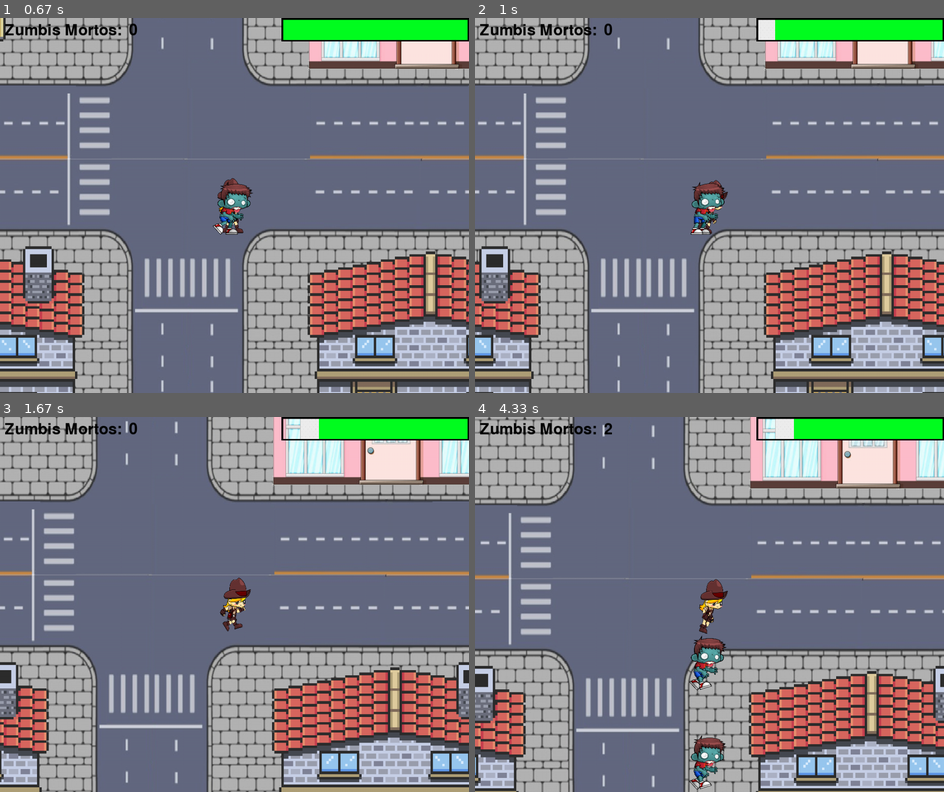
Above: before the commit, frames 1-4 (two rows, left to right).
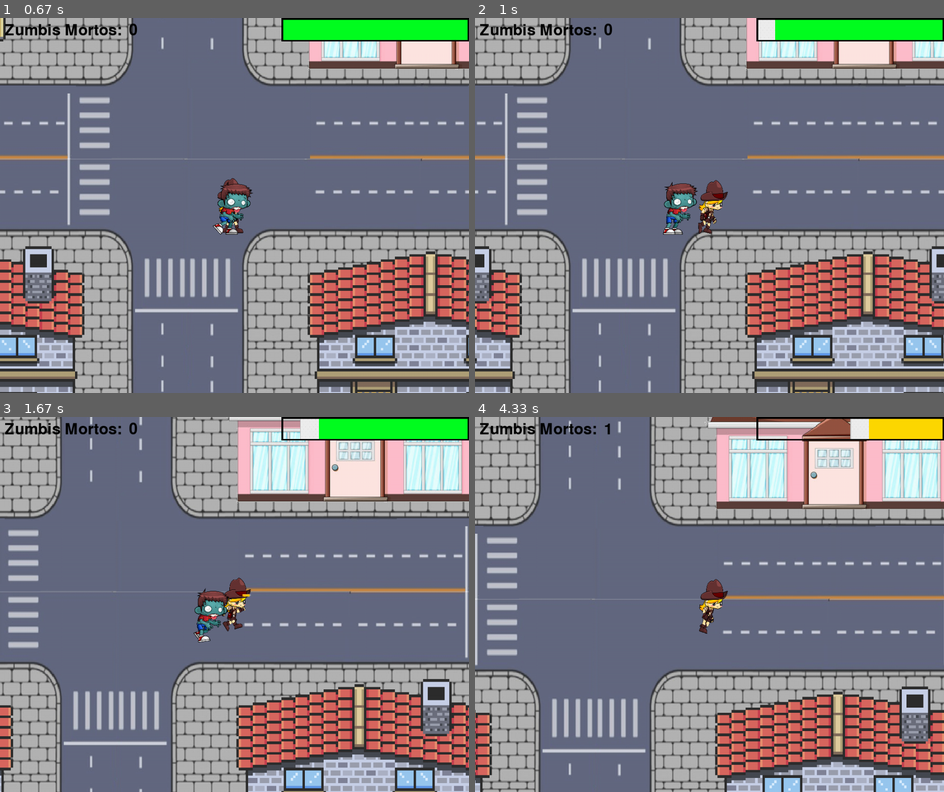
Above: after the commit, the same moments.

Repository: viniciusgomes2005/pygame_GPV
Game: pygame game, started from Futura junta.py
Same seed, same stepped clock (60 frames per second), same inputs: the game is played once before the commit and once after it.
Inputs:
- Up to frame 1 (0.67 s): click "Iniciar jogo" at 0.38 s
- Up to frame 2 (1 s): hold D from 0.67 s (still down)
- Up to frame 3 (1.67 s): release D at 1.13 s; hold W 1.17-1.47 s; hold D from 1.5 s (still down); tap K at 1.65 s
- Up to frame 4 (4.33 s): release D at 1.97 s; hold A 2-2.53 s; hold S 2.57-2.87 s; hold A 2.9-3.3 s; tap K at 3.05 s; hold W 3.33-3.7 s; hold D from 3.73 s (still down)

Frame 1 is identical in both runs. In frame 2, 28% of the frame differs, in the area x 0-100%, y 0-100%; in frame 3, 48%; in frame 4, 51%.

Commit message:
Update Futura junta.py

Diff:
--- a/Futura junta.py
+++ b/Futura junta.py
@@ -363,29 +363,29 @@
             if event.key == pygame.K_w:
                 P1.move= Correndo
                 for quadra in mapa:
-                    quadra.speedy += 1
-                for zumbi in Zombie_Grupo:
-                    zumbi.speedymap +=1
+                    quadra.speedy += 2
+                for zumbi in Zombie_Grupo:
+                    zumbi.speedymap +=2
             elif event.key == pygame.K_s :
                 P1.move=Correndo
                 for quadra in mapa:
-                    quadra.speedy -= 1
-                for zumbi in Zombie_Grupo:
-                    zumbi.speedymap -=1
+                    quadra.speedy -= 2
+                for zumbi in Zombie_Grupo:
+                    zumbi.speedymap -=2
             elif event.key == pygame.K_a :
                 P1.direcao=2
                 P1.move=Correndo
                 for quadra in mapa:
-                    quadra.speedx += 1
-                for zumbi in Zombie_Grupo:
-                    zumbi.speedxmap +=1
+                    quadra.speedx += 2
+                for zumbi in Zombie_Grupo:
+                    zumbi.speedxmap +=2
             elif event.key == pygame.K_d :
                 P1.direcao=1
                 P1.move=Correndo
                 for quadra in mapa:
-                    quadra.speedx -= 1
-                for zumbi in Zombie_Grupo:
-                    zumbi.speedxmap -=1
+                    quadra.speedx -= 2
+                for zumbi in Zombie_Grupo:
+                    zumbi.speedxmap -=2
             elif event.key == pygame.K_l:
                 P1.move=Facada
             elif event.key== pygame.K_k:
@@ -425,16 +425,16 @@
     Player_Grupo.update()
     for zumbi in Zombie_Grupo:
         if hits_Construcoes=={}:
-            zumbi.move()
-        zumbi.update()
+            zumbi.update()
+        zumbi.move()
         zumbi.Animacao()
     if len(bullet_Grupo)!=0:
         bullet_Grupo.update()
     # Atualiza os sprites do Player
     for zumbi in Zombie_Grupo:
         if hits_Construcoes=={}:
-            zumbi.move()
-        zumbi.update()
+            zumbi.update()
+        zumbi.move()
         zumbi.Animacao()
 
     hits_Construcoes= pygame.sprite.groupcollide(Player_Grupo,Construcoes_Grupo,False,False,pygame.sprite.collide_mask) #verifica colisões com os prédios
